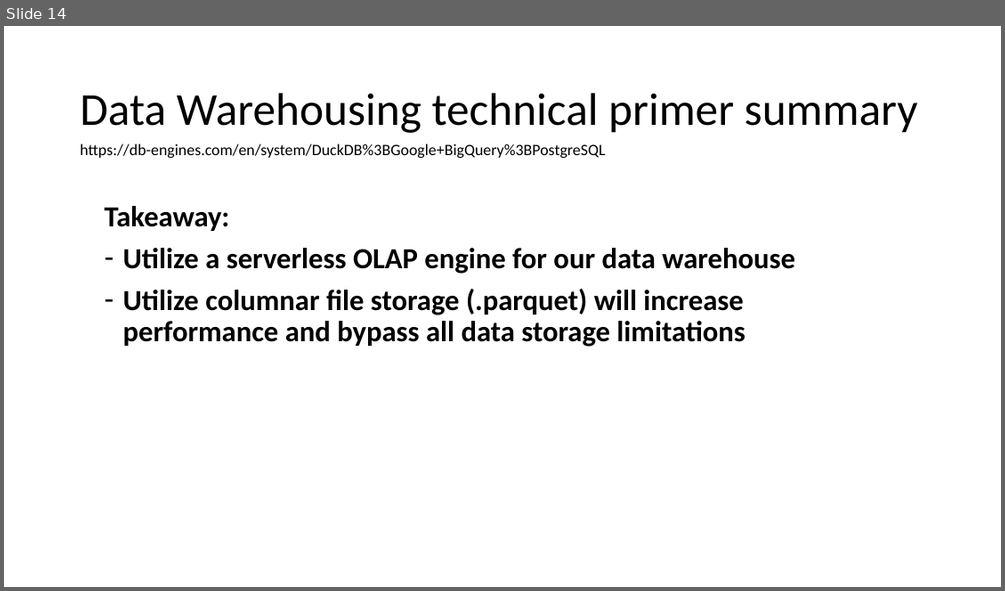
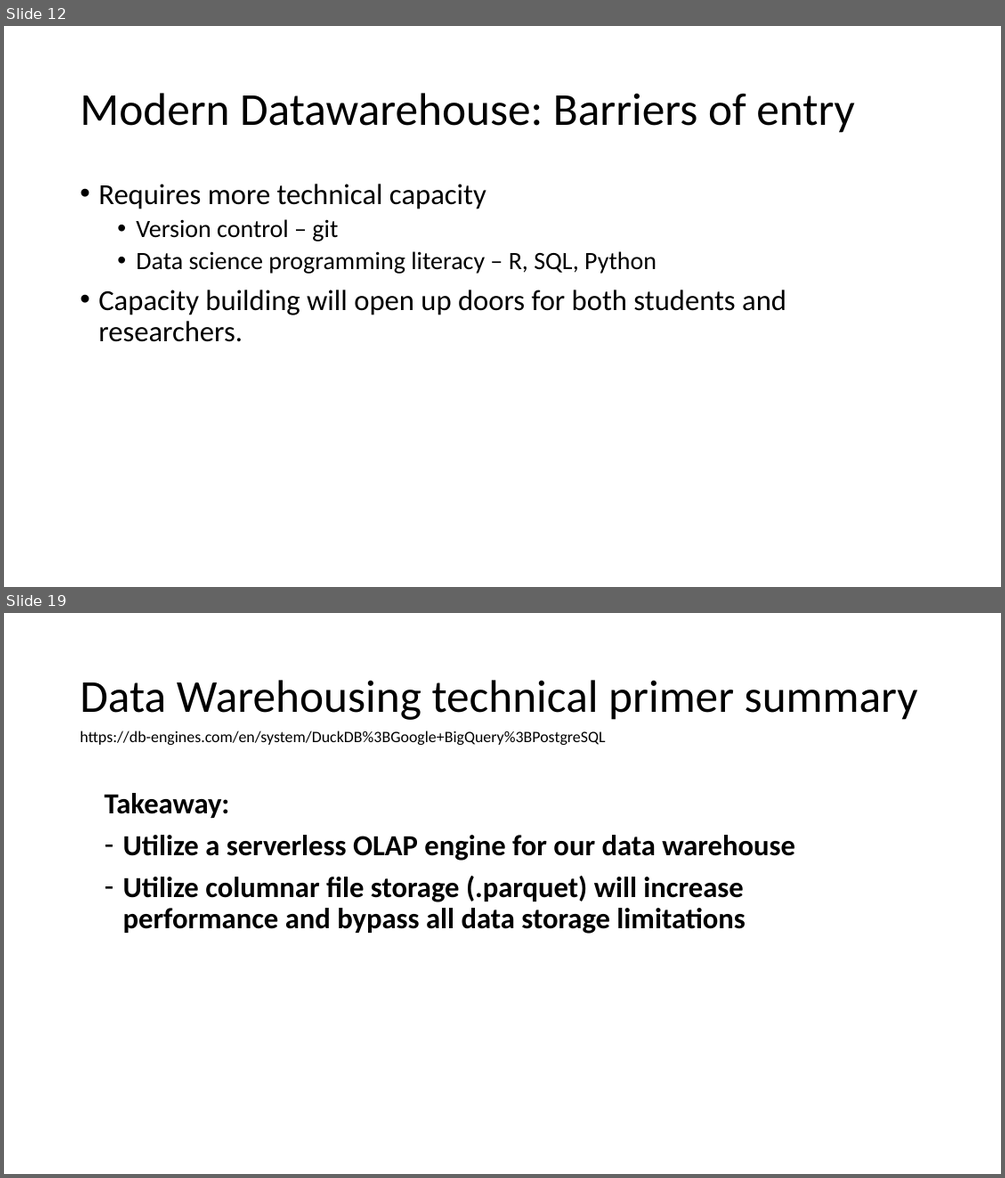
Before and after one commit to federman/hcup-extraction-loading, a slide deck: documents/presentations/2023-04-12 Weekly forum RL.pptx. Shown one above the other, each under a label of ours: slide 14 before the commit, slides 12 and 19 after it; the slides between them are not shown. The pictures are 1005x591 and 1005x1178 pixels, drawn with LibreOffice and Linux fonts; fonts in the diff are those of the drawing. Boxes give left, top, right and bottom in pixels: in the first picture for what was removed or moved away, otherwise in the second. Text is boxed around its words. In the diff, an @@ line names an element or a change of style, - is before the commit and + after.

```diff
--- a/documents/presentations/2023-04-12 Weekly forum RL.pptx
+++ b/documents/presentations/2023-04-12 Weekly forum RL.pptx
@@ slide 12 added at <box>4,26,1001,587</box>, background #FFFFFF @@
@@ title added at <box>80,93,855,133</box>, 44 pt, text #000000 @@
+Modern Datawarehouse: Barriers of entry
@@ text added at <box>98,184,786,342</box>, 28 pt, text #000000 @@
+• Requires more technical capacity
+  • Version control – git
+  • Data science programming literacy – R, SQL, Python
+• Capacity building will open up doors for both students and researchers.
@@ what was slide 14 is now slide 19 @@
```
Also in this commit, not shown: 4 slides changed, 13 other slides added, 4 slides removed.
